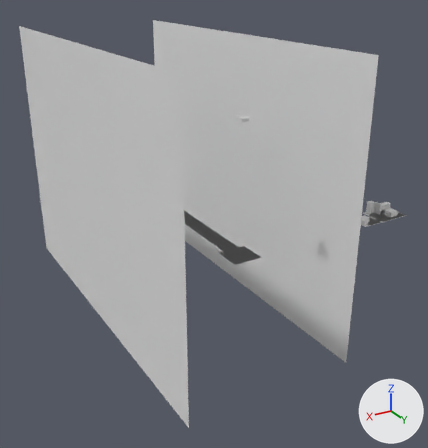
An edit to the Blender file scenes/intro.blend, drawn before and after from the same camera.
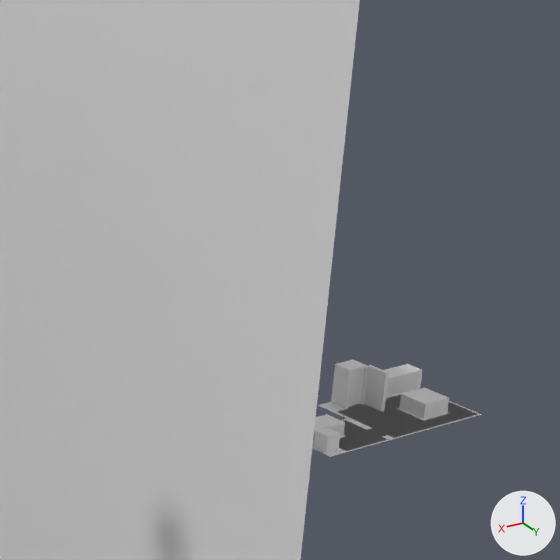
The first picture shows the older version from a camera (50 mm lens) standing at (71.3, 69.2, 40.6) and looking at (17.1, -21.2, -4.6). The close-ups show both versions on the part from 64% to 100% of the width and 23% to 57% of the height of that picture; other places that the commit changed are outside them. The lights are fixed; the arrows at lower right show +X, +Y and +Z.

The scene before the commit, as lines of its bpy script (objects in view):
```python
me_cube = bpy.data.meshes.new('Cube')
me_cube.from_pydata(...)  # a box spanning x 0.0..1.2, y 0.0..0.2, z -1.0..1.0
me_plane = bpy.data.meshes.new('Plane')
me_plane.from_pydata([(-3.0, -0.5, 0.0), (1.0, -0.5, 0.0), (-3.0, 2.5, 0.0), (1.0, 2.5, 0.0)], [], [(0, 1, 3, 2)])
me_plane_002 = bpy.data.meshes.new('Plane.002')
me_plane_002.from_pydata([(-30.0, -60.0, 0.0), (20.0, -60.0, 0.0), (-30.0, 10.0, 0.0), (20.0, 10.0, 0.0)], [], [(0, 1, 3, 2)])
ob_fridgedoor = bpy.data.objects.new('FridgeDoor', me_cube)
ob_fridgedoor.parent = ob_fridge
ob_fridgedoor.matrix_parent_inverse = Matrix(((1.0, 0.0, 0.0, 4.5), (0.0, 1.0, 0.0, 2.0), (0.0, 0.0, 1.0, -0.5), (0.0, 0.0, 0.0, 1.0)))
ob_fridgedoor.location = (-5.1, -1.5, 1.0)
ob_fridgedoor.rotation_euler = (0.0, 0.0, 1.571)  # degrees (0, 0, 90)
ob_plane = bpy.data.objects.new('Plane', me_plane)
ob_plane.location = (0.0, 0.0, 0.0)
ob_plane_002 = bpy.data.objects.new('Plane.002', me_plane_002)
ob_plane_002.location = (10.0, 0.0, 0.0)
ob_plane_002.rotation_euler = (0.0, 1.571, 0.0)  # degrees (0, 90, 0)
# also in view: 'Cube.002' at (-6.9, 0.7, 0.4); 'Fridge' at (-4.5, -2.0, 1.0); 'ApartmentWalkMesh' at (-4.5, 0.2, 0.0); 'Plane.001' at (-6.0, 0.0, 0.0); 'Cube.003' at (-7.2, -2.0, 0.5)
```
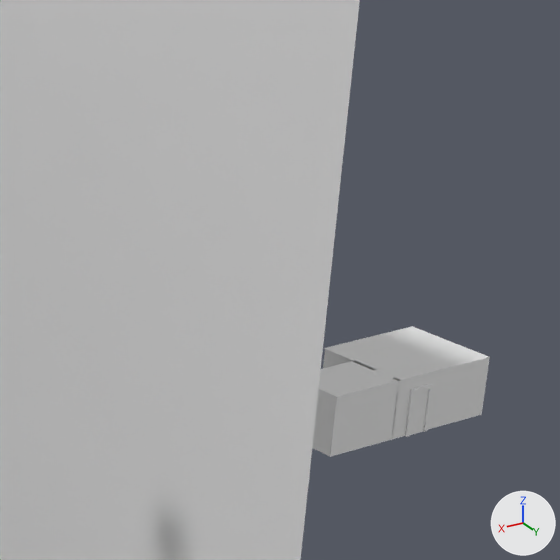
Where the newer file only moved an object's origin or applied its transform, the numbers keep the older frame.

What changed in the scene script:
```text
Add me_cube_025:
    me_cube_025.from_pydata(...)  # a box spanning x -0.52..0.52, y -0.02..0.02, z -1.02..1.22
Add me_cube_024:
    me_cube_024.from_pydata(...)  # 24 vertices, 22 faces; spans x -0.7..0.7, y 0.0..0.2, z -0.15..2.25
Add me_plane_012:
    me_plane_012.from_pydata([(-3.0, -2.5, 0.0), (3.0, -2.5, 0.0), (-3.0, 2.5, 0.0), (3.0, 2.5, 0.0)], [], [(0, 1, 3, 2)])
Add me_plane_010:
    me_plane_010.from_pydata([(-1.0, -2.0, 0.0), (1.0, -2.0, 0.0), (-1.0, 1.0, 0.0), (1.0, 1.0, 0.0)], [], [(0, 1, 3, 2)])
Add me_plane_007:
    me_plane_007.from_pydata([(-3.0, -2.0, 0.0), (3.0, -2.0, 0.0), (-3.0, 1.0, 0.0), (3.0, 1.0, 0.0)], [], [(0, 1, 3, 2)])
Add me_plane_011:
    me_plane_011.from_pydata([(-3.0, -0.5, 0.0), (1.0, -0.5, 0.0), (-3.0, 2.5, 0.0), (1.0, 2.5, 0.0)], [], [(0, 1, 3, 2)])
Add me_plane_006:
    me_plane_006.from_pydata([(-2.0, -2.0, 0.0), (2.0, -2.0, 0.0), (-2.0, 1.0, 0.0), (2.0, 1.0, 0.0)], [], [(0, 1, 3, 2)])
Add me_plane_005:
    me_plane_005.from_pydata([(-2.0, -2.0, 0.0), (1.0, -2.0, 0.0), (-2.0, 1.0, 0.0), (1.0, 1.0, 0.0)], [], [(0, 1, 3, 2)])
Add me_cube_015:
    me_cube_015.from_pydata(...)  # a box spanning x -0.1..0.1, y -0.5..-0.1, z -1.0..2.0
Add me_cube_014:
    me_cube_014.from_pydata(...)  # a box spanning x -0.1..0.1, y -0.5..0.9, z -1.0..2.0
Add ob_cube_019:
    ob_cube_019 = bpy.data.objects.new('Cube.019', me_cube_025)
    ob_cube_019.location = (-4.5, 2.5, 1.0)
Add ob_cube_018:
    ob_cube_018 = bpy.data.objects.new('Cube.018', me_cube_024)
    ob_cube_018.location = (-4.5, 2.4, 0.15)
Add ob_plane_012:
    ob_plane_012 = bpy.data.objects.new('Plane.012', me_plane_012)
    ob_plane_012.location = (-6.0, 0.0, 3.0)
Add ob_plane_010:
    ob_plane_010 = bpy.data.objects.new('Plane.010', me_plane_010)
    ob_plane_010.location = (-3.1, -1.5, 1.0)
    ob_plane_010.rotation_euler = (-1.571, 0.0, 7.854)  # degrees (-90, 0, 90)
Add ob_plane_007:
    ob_plane_007 = bpy.data.objects.new('Plane.007', me_plane_007)
    ob_plane_007.location = (-6.0, 2.5, 1.0)
    ob_plane_007.rotation_euler = (-1.571, 0.0, 3.142)  # degrees (-90, 0, 180)
Add ob_plane_011:
    ob_plane_011 = bpy.data.objects.new('Plane.011', me_plane_011)
    ob_plane_011.location = (0.0, 0.0, 3.0)
Add ob_plane_006:
    ob_plane_006 = bpy.data.objects.new('Plane.006', me_plane_006)
    ob_plane_006.location = (-1.0, 2.5, 1.0)
    ob_plane_006.rotation_euler = (-1.571, 0.0, 3.142)  # degrees (-90, 0, 180)
Add ob_plane_005:
    ob_plane_005 = bpy.data.objects.new('Plane.005', me_plane_005)
    ob_plane_005.location = (1.0, 1.5, 1.0)
    ob_plane_005.rotation_euler = (-1.571, 0.0, 1.571)  # degrees (-90, 0, 90)
Add ob_cube_010:
    ob_cube_010 = bpy.data.objects.new('Cube.010', me_cube_015)
    ob_cube_010.location = (-3.0, 2.0, 1.0)
    ob_cube_010.rotation_euler = (0.0, 0.0, 3.142)  # degrees (0, 0, 180)
Add ob_cube_009:
    ob_cube_009 = bpy.data.objects.new('Cube.009', me_cube_014)
    ob_cube_009.location = (-3.0, 0.0, 1.0)
```

Pixel boxes [x1, y1, x2, y2] of what changed, in the close-ups (560 x 560 px):
'Plane.012', added
    after: [324, 326, 488, 380]
'Plane.007', added
    after: [394, 357, 490, 439]
'Plane.006', added
    after: [330, 381, 399, 457]
'Plane.011', added
    after: [319, 361, 397, 397]
'Plane.005', added
    after: [312, 389, 337, 456]
'Cube.019', added
    after: [410, 389, 429, 435]
'Cube.018', added
    after: [405, 384, 433, 437]
'Plane.010', added
    after: [323, 349, 353, 368]
'Cube.010', added
    after: [391, 378, 401, 440]
'Cube.009', added
    after: [353, 361, 376, 370]
'Plane.001', unchanged, covered by the edit
    before: [318, 392, 482, 439]
'ApartmentWalkMesh', unchanged, covered by the edit
    before: [338, 396, 474, 451]
